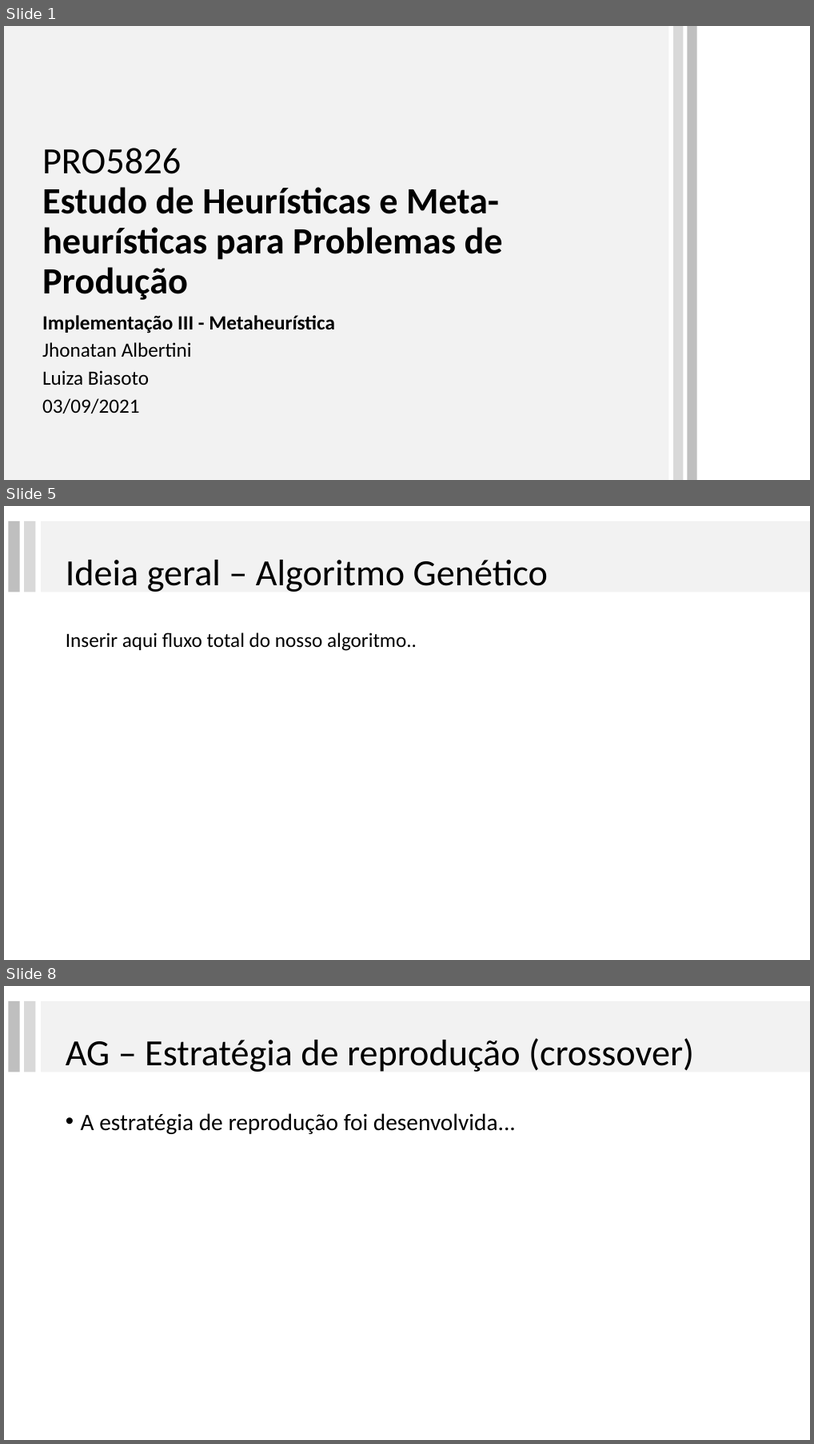
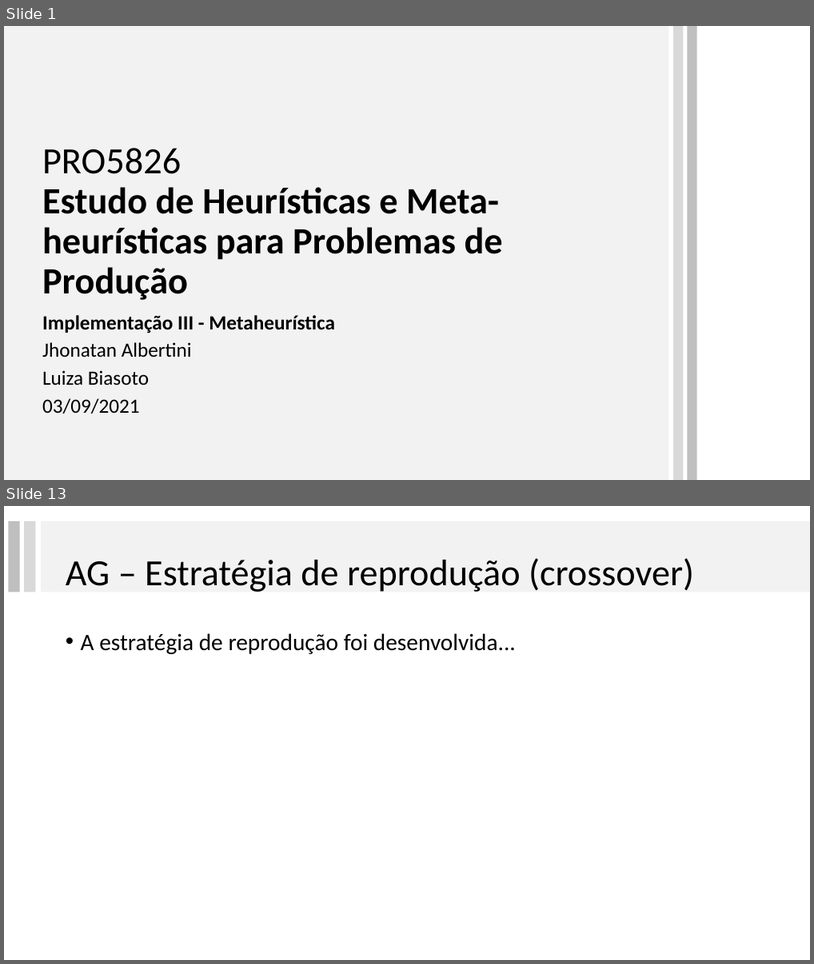
Before and after one commit to lpbiasoto/metaheuristicas, a slide deck: Apresentacao 3/ApresentacaoGA.pptx. Shown one above the other, each under a label of ours: slides 1, 5 and 8 before the commit, slides 1 and 13 after it; the slides between them are not shown. The pictures are 814x1444 and 814x964 pixels, drawn with LibreOffice and Linux fonts; fonts in the diff are those of the drawing. Boxes give left, top, right and bottom in pixels: in the first picture for what was removed or moved away, otherwise in the second. Text is boxed around its words. In the diff, an @@ line names an element or a change of style, - is before the commit and + after.

```diff
--- a/Apresentacao 3/ApresentacaoGA.pptx
+++ b/Apresentacao 3/ApresentacaoGA.pptx
@@ slide 5 removed at <box>4,506,810,960</box>, background #FFFFFF @@
@@ rectangle removed at <box>8,521,20,592</box> @@
@@ rectangle removed at <box>24,521,35,592</box> @@
@@ rectangle removed at <box>41,521,810,592</box> @@
@@ title removed at <box>66,560,548,592</box> @@
-Ideia geral – Algoritmo Genético
@@ text removed at <box>66,632,417,651</box> @@
-Inserir aqui fluxo total do nosso algoritmo..
@@ what was slide 8 is now slide 13 @@
```
Also in this commit, not shown: 7 slides changed, 7 slides added, 14 other slides removed.
